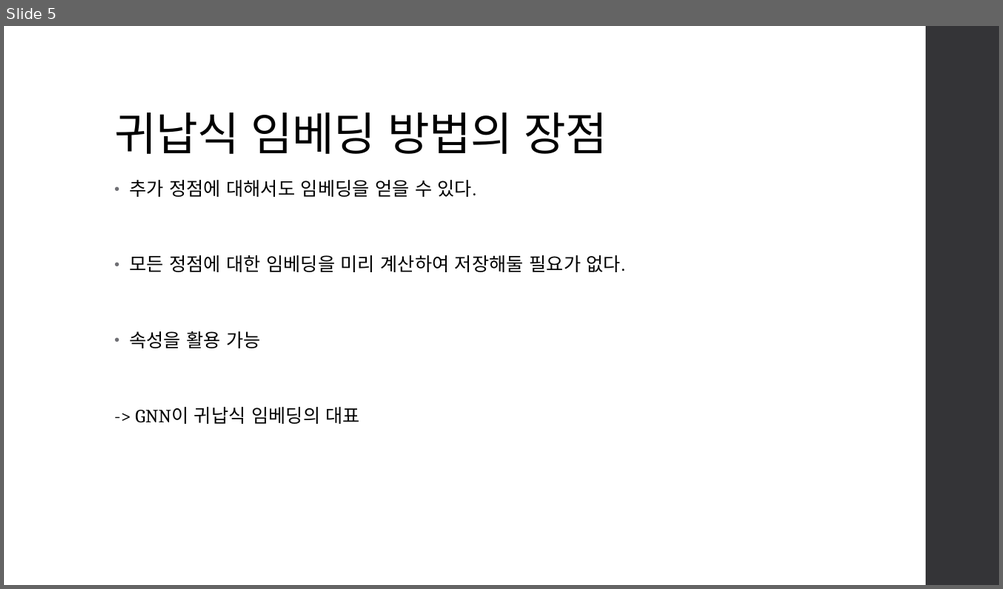
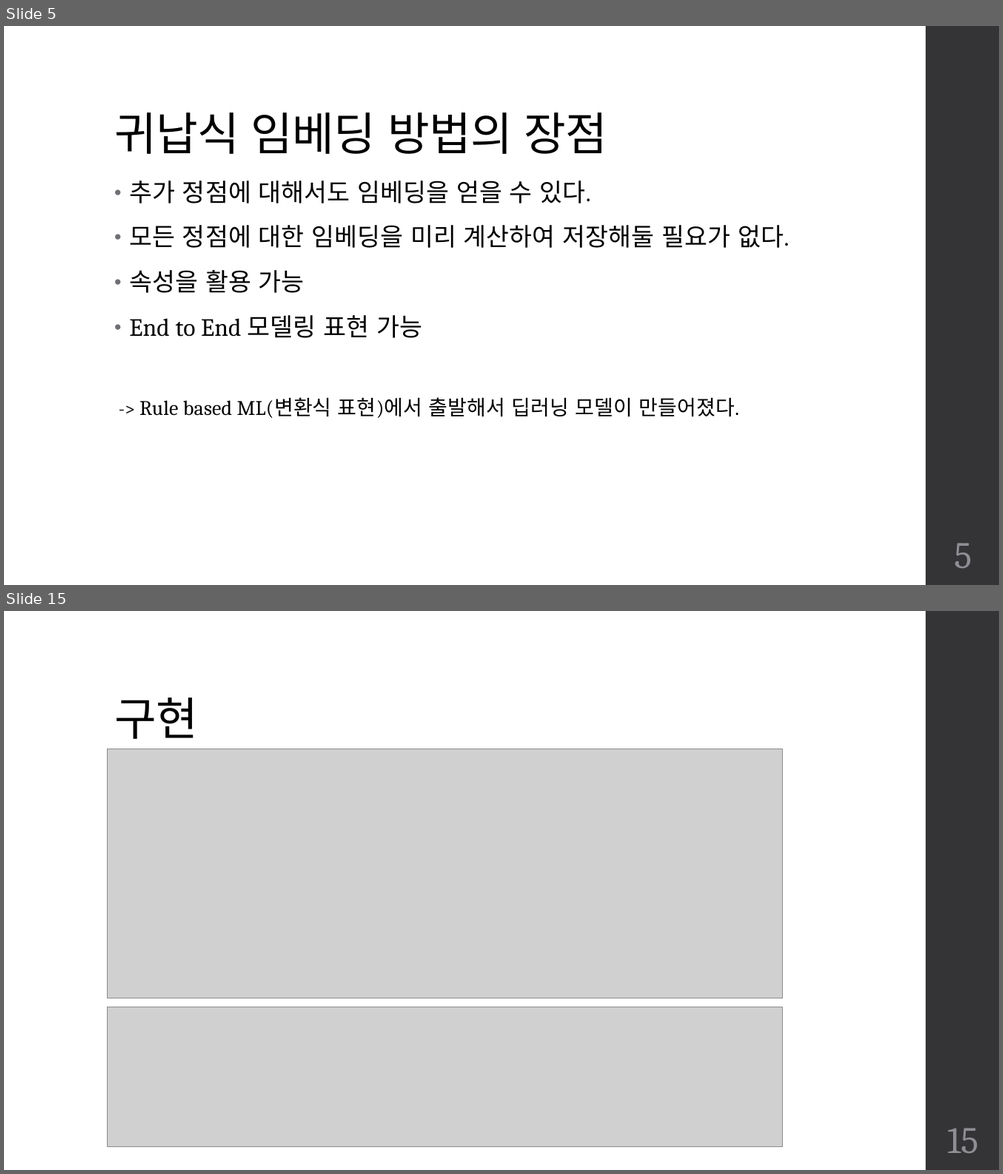
Before and after one commit to team-fairy/JunCheol, a slide deck: Presentation_resource/GNN.pptm. Shown one above the other, each under a label of ours: slide 5 before the commit, slides 5 and 15 after it; the slides between them are not shown. The pictures are 1003x589 and 1003x1174 pixels, drawn with LibreOffice and Linux fonts; fonts in the diff are those of the drawing; grey boxes stand for pictures. Boxes give left, top, right and bottom in pixels: in the first picture for what was removed or moved away, otherwise in the second. Text is boxed around its words. In the diff, an @@ line names an element or a change of style, - is before the commit and + after.

```diff
--- a/Presentation_resource/GNN.pptm
+++ b/Presentation_resource/GNN.pptm
@@ slide 15 added at box(4, 611, 999, 1170), background #FFFFFF; not listed: 1 template element that a slide beside it also shows @@
@@ title added at box(114, 698, 198, 739), 44 pt, text #000000 @@
+구현
@@ picture added at box(107, 749, 782, 998) @@
@@ picture added at box(107, 1007, 782, 1147) @@
@@ page number added at box(947, 1128, 978, 1153), 36 pt, text #8E8E94 @@
+15
@@ slide 5 changed as well @@
@@ text at box(129, 181, 789, 293): size 18 to 24 pt in "추가 정점에 대해서도 임베딩을 얻을 수 있다.", "모든 정점에 대한 임베딩을 미리 계산하여 저장해둘 ...", "속성을 활용 가능" @@
@@ text at box(129, 315, 739, 418): text changed; size 18 to 20 pt @@
--> GNN이 귀납식 임베딩의 대표
+• End to End 모델링 표현 가능
+-> Rule based ML(변환식 표현)에서 출발해서 딥러닝 모델이 만들어졌다.
@@ page number added at box(953, 543, 971, 568), 36 pt, text #8E8E94 @@
+5
```
Also in this commit, not shown: 5 other slides changed, 12 other slides added, 5 slides removed.
